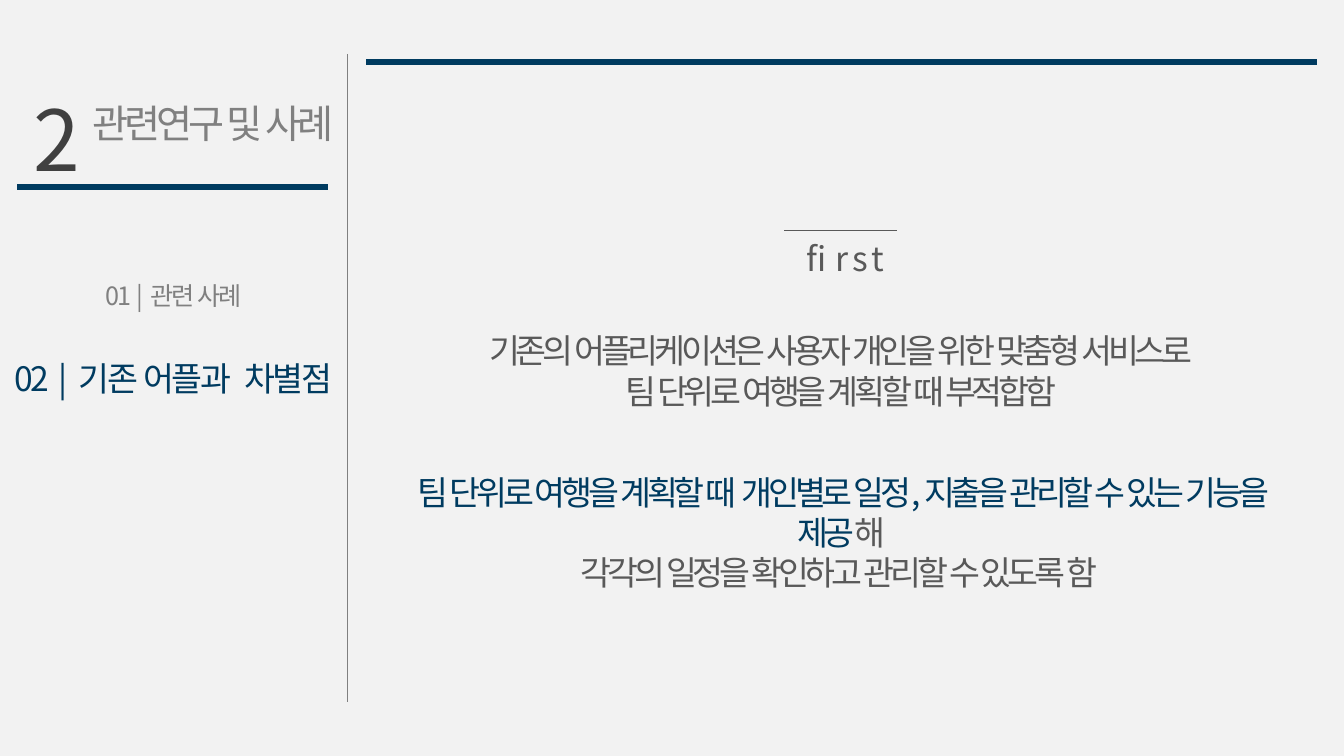
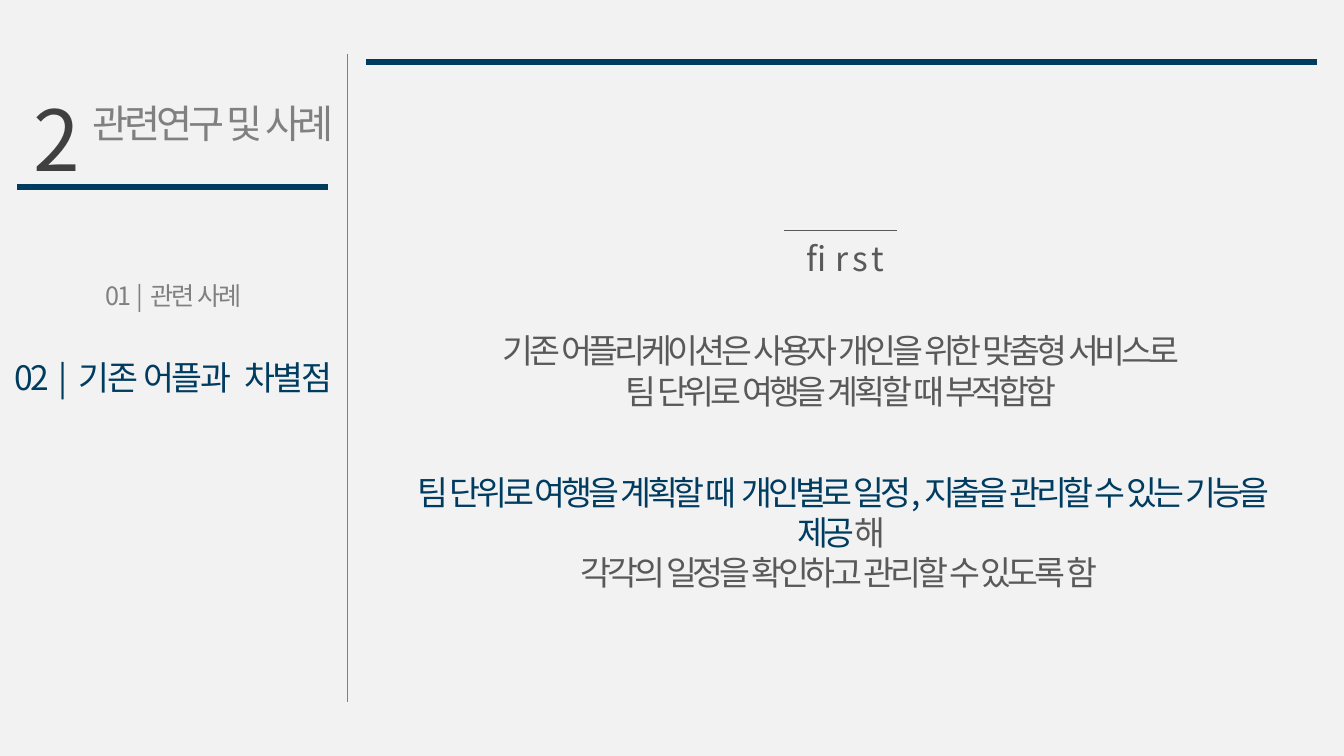
Before and after one commit to gmlrud1211/project, a slide deck: slide 9 of document/제안서.pptx. Drawn at 1344x756 pixels with LibreOffice and Linux fonts; fonts in the diff are those of the drawing. Boxes give left, top, right and bottom in pixels: in the first picture for what was removed or moved away, otherwise in the second. Text is boxed around its words. In the diff, an @@ line names an element or a change of style, - is before the commit and + after.

```diff
--- a/document/제안서.pptx
+++ b/document/제안서.pptx
@@ text at bbox=[502, 335, 1179, 366]: text changed @@
-기존의 어플리케이션은 사용자 개인을 위한 맞춤형 서비스로
+기존 어플리케이션은 사용자 개인을 위한 맞춤형 서비스로
```
Also in this commit, not shown: 12 other slides changed, 4 slides added.
